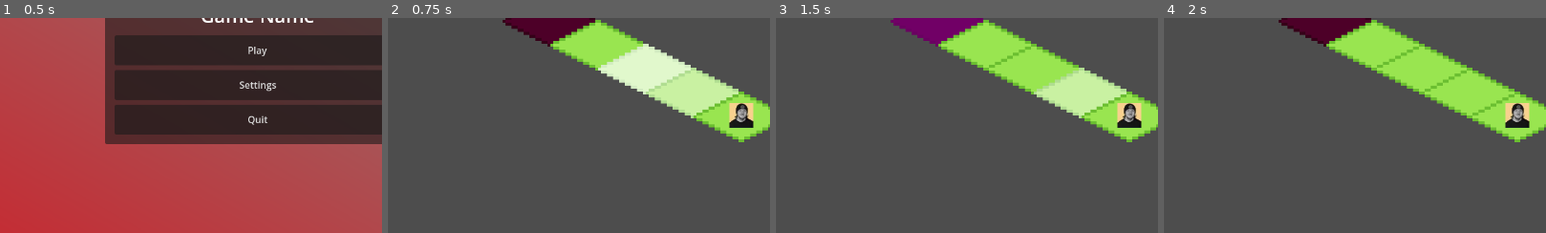
Above: before the commit, frames 1-4 (left to right).
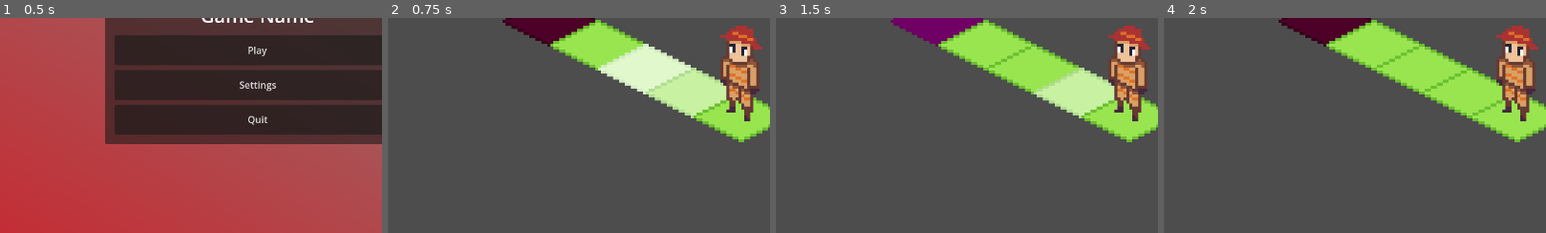
Above: after the commit, the same moments.

Repository: ckuras/GMTK-2023-Fire-Fighter
Game: Godot game, scene res://Scenes/main_menu.tscn
The game is run twice, just before and just after one commit, with the same random seed, the same clock (stepped at 60 frames per second) and the same inputs.
Inputs (mouse positions are % of the whole screen's width and height, from its top left):
- Up to frame 1 (0.5 s): no input
- Up to frame 2 (0.75 s): click "Play" at 0.5 s
- Up to frame 3 (1.5 s): tap Enter at 1.25 s; move the mouse to (37, 39) at 1.27 s; tap Shift at 1.35 s; click (37, 39) at 1.42 s
- Up to frame 4 (2 s): tap Space at 1.52 s
The pictures show only the part of the screen within x 16-66%, y 38-88%; the shares and areas given below are measured in that part.

Frame 1 is identical in both runs. In frame 2, 3.8% of the frame differs, in the area x 87-98%, y 3-52%; in frame 3, 3.8%; in frame 4, 3.8%.

Commit message:
Initial sprite commit

Diff:
--- a/Scenes/player.tscn
+++ b/Scenes/player.tscn
@@ -1,8 +1,8 @@
 [gd_scene load_steps=2 format=3 uid="uid://dtag84i2rw8vh"]
 
-[ext_resource type="Texture2D" uid="uid://dn7uy7ngcm5u5" path="res://Assets/nato.png" id="1_y0snm"]
+[ext_resource type="Texture2D" uid="uid://cseo57wsmuoed" path="res://Assets/player.png" id="1_7aasu"]
 
 [node name="Player" type="Sprite2D"]
-visible = false
-scale = Vector2(0.05, 0.05)
-texture = ExtResource("1_y0snm")
+position = Vector2(0, -16)
+texture = ExtResource("1_7aasu")
+hframes = 2
--- a/Scenes/tile.tscn
+++ b/Scenes/tile.tscn
@@ -34,6 +34,7 @@
 polygon = PackedVector2Array(0, -7, 15, 0, 0, 7, -15, 0)
 
 [node name="Player" parent="." instance=ExtResource("3_6l0tj")]
+visible = false
 
 [connection signal="mouse_entered" from="." to="." method="_on_mouse_entered"]
 [connection signal="mouse_exited" from="." to="." method="_on_mouse_exited"]
--- a/Scripts/tile.gd
+++ b/Scripts/tile.gd
@@ -226,7 +226,14 @@
 	return false
 
 func move_player_to_tile():
+	set_sprite_direction()
 	game_state.player_tile_name = self.name
 	if game_state.player_moves_remaining == 1:
 		EventBus.emit_signal("turn_ended")
 	game_state.player_moves_remaining -= 1
+
+func set_sprite_direction():
+	var current_player_tile = get_parent().find_child(game_state.player_tile_name)
+	var neighbors: Array[Tile] = get_cardinal_neighbors_include_nulls()
+	var tile_index = neighbors.find(current_player_tile)
+	print("tile we just moved from", neighbors[tile_index])
Binary file added: Assets/player.png
Not shown, added: Assets/player.png.import
